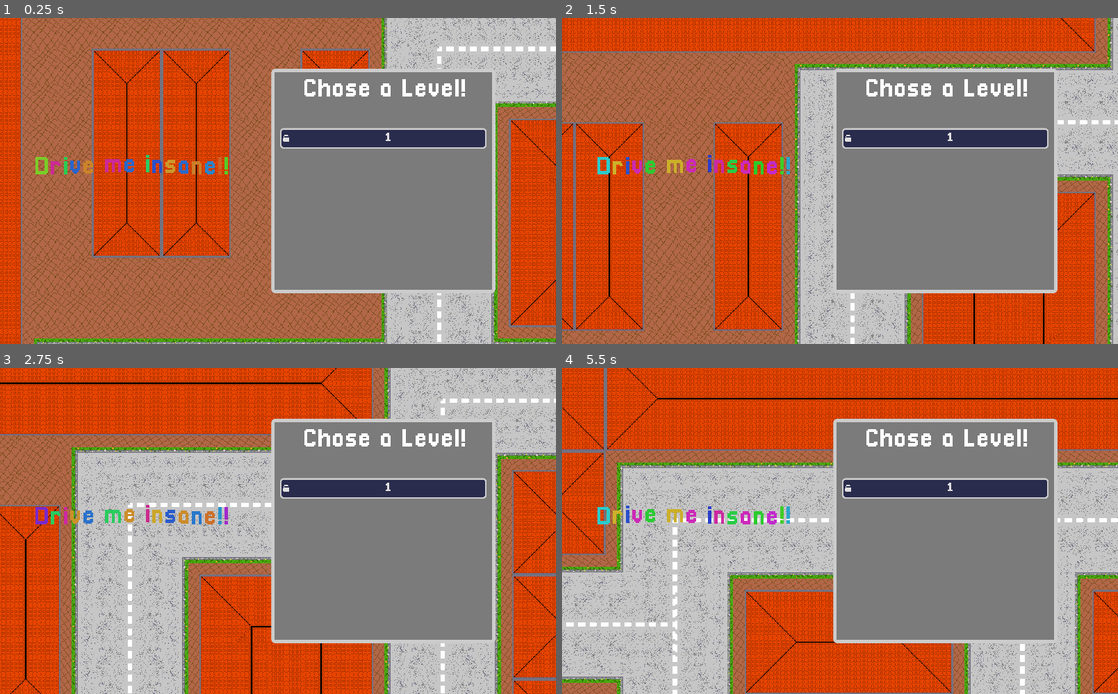
Above: before the commit, frames 1-4 (two rows, left to right).
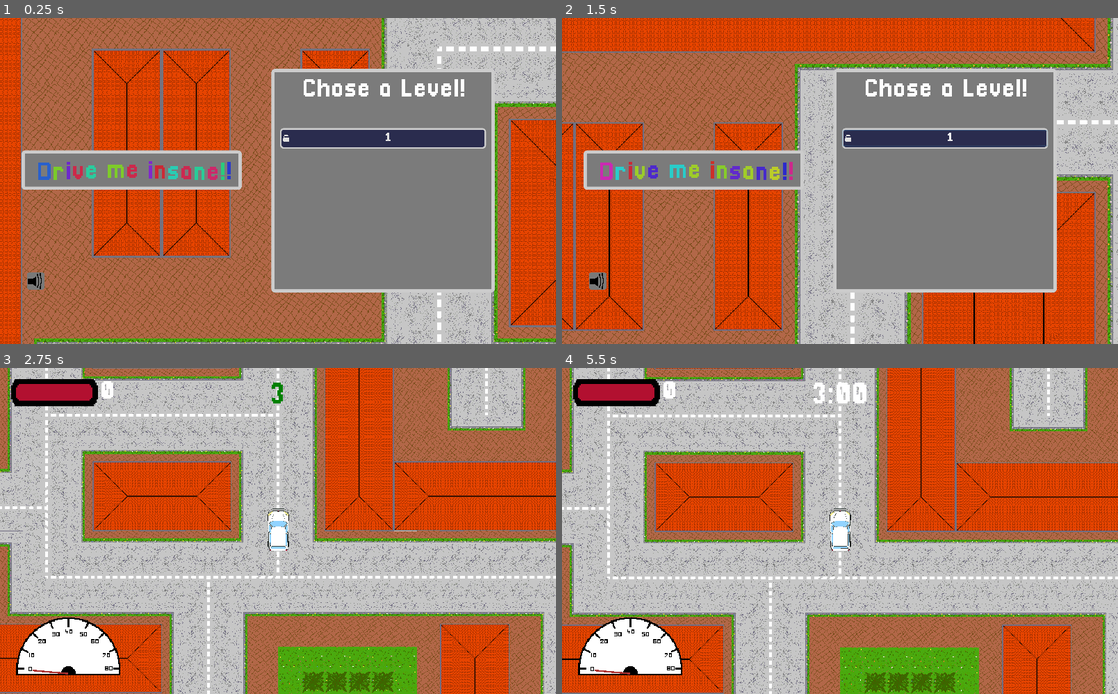
Above: after the commit, the same moments.

Repository: pastra98/DriveMeInsane
Game: Godot game, scene res://main/Main.tscn
Same seed, same stepped clock (60 frames per second), same inputs: the game is played once before the commit and once after it. Sound files missing from this copy of the repository are replaced by a short silence.
Inputs (mouse positions are in pixels of both pictures, inside the frame that each line leads up to):
- Up to frame 1 (0.25 s): no input
- Up to frame 2 (1.5 s): click (595, 282) at 0.52 s; hold Right (ui_right) from 1.28 s (still down)
- Up to frame 3 (2.75 s): tap Space (ui_select) at 1.52 s; release Right (ui_right) at 2 s; click (211, 667) at 2 s, where only the run after the commit has a clickable "Start Level!"
- Up to frame 4 (5.5 s): hold Down (ui_down) 2.78-3.53 s; tap Space (ui_select) at 3.02, 4.52, 5.27 s; hold Right (ui_right) 3.53-4.28 s; hold Up (ui_up) 4.28-5.03 s; hold Left (ui_left) from 5.03 s (still down)

The runs differ from the first frame. In frame 1, 5.4% of the frame differs, in the area x 3-90%, y 15-85%; in frame 2, 5.4%; in frame 3, 88%, in the area x 0-100%, y 0-100%; in frame 4, 87%.

Commit message:
ability to mute/unmute music

Diff:
--- a/src/gui/main_menu/MainMenu.tscn
+++ b/src/gui/main_menu/MainMenu.tscn
@@ -1,25 +1,59 @@
-[gd_scene load_steps=3 format=2]
+[gd_scene load_steps=7 format=2]
 
 [ext_resource path="res://gui/main_menu/level_picker/LevelPicker.tscn" type="PackedScene" id=1]
 [ext_resource path="res://gui/fonts/pixellari_48.tres" type="DynamicFont" id=2]
-
+[ext_resource path="res://gui/theme/pixel_theme.tres" type="Theme" id=3]
+[ext_resource path="res://gui/main_menu/unmuted.png" type="Texture" id=4]
+[ext_resource path="res://gui/main_menu/muted.png" type="Texture" id=5]
+[ext_resource path="res://gui/main_menu/mute_music.gd" type="Script" id=6]
 
 [node name="MainMenu" type="Control"]
 anchor_right = 1.0
 anchor_bottom = 1.0
+theme = ExtResource( 3 )
 
 [node name="LevelPicker" parent="." instance=ExtResource( 1 )]
+anchor_top = 0.167
+anchor_right = 0.885
+anchor_bottom = 0.833
 margin_left = -6.0
-margin_right = 394.0
+margin_top = -0.200005
+margin_right = -0.240051
+margin_bottom = 0.199951
 
-[node name="RichTextLabel" type="RichTextLabel" parent="."]
+[node name="Panel" type="Panel" parent="."]
+anchor_left = 0.045
+anchor_top = 0.417
+anchor_right = 0.429
+anchor_bottom = 0.517
+margin_left = -0.0800018
+margin_top = -0.200012
+margin_right = -0.296021
+margin_bottom = -0.200012
+
+[node name="RichTextLabel" type="RichTextLabel" parent="Panel"]
 anchor_top = 0.5
 anchor_bottom = 0.5
-margin_left = 59.0
-margin_top = -50.0
-margin_right = 459.0
-margin_bottom = 50.0
+margin_top = -20.0
+margin_right = 400.0
+margin_bottom = 80.0
 custom_fonts/normal_font = ExtResource( 2 )
 bbcode_enabled = true
-bbcode_text = "[wave][rainbow]Drive me insane!!"
+bbcode_text = "[center][wave][rainbow]Drive me insane!!"
 text = "Drive me insane!!"
+
+[node name="TextureButton" type="TextureButton" parent="."]
+anchor_left = 0.049
+anchor_top = 0.78
+anchor_right = 0.08
+anchor_bottom = 0.833
+margin_left = -0.176003
+margin_top = -3.05176e-05
+margin_right = 0.0799942
+margin_bottom = 0.199951
+texture_normal = ExtResource( 4 )
+texture_pressed = ExtResource( 5 )
+texture_hover = ExtResource( 5 )
+script = ExtResource( 6 )
+
+[connection signal="button_down" from="TextureButton" to="TextureButton" method="_on_TextureButton_button_down"]
--- /dev/null
+++ b/src/gui/main_menu/mute_music.gd
@@ -0,0 +1,17 @@
+extends TextureButton
+
+# normally this should all be done in the main menu gui thing, just running out of time here
+
+func _on_TextureButton_button_down():
+    if not MusicPlayer.is_muted:
+        MusicPlayer.is_muted = true
+        MusicPlayer.playback(false)
+        texture_normal = load("res://gui/main_menu/muted.png")
+        texture_hover = load("res://gui/main_menu/unmuted.png")
+        texture_pressed = load("res://gui/main_menu/unmuted.png")
+    else:
+        MusicPlayer.is_muted = false
+        MusicPlayer.playback(true)
+        texture_normal = load("res://gui/main_menu/unmuted.png")
+        texture_hover = load("res://gui/main_menu/muted.png")
+        texture_pressed = load("res://gui/main_menu/muted.png")
Binary file added: src/gui/main_menu/muted.png
Not shown, added: src/gui/main_menu/muted.png.import
Binary file added: src/gui/main_menu/unmuted.png
Not shown, added: src/gui/main_menu/unmuted.png.import
